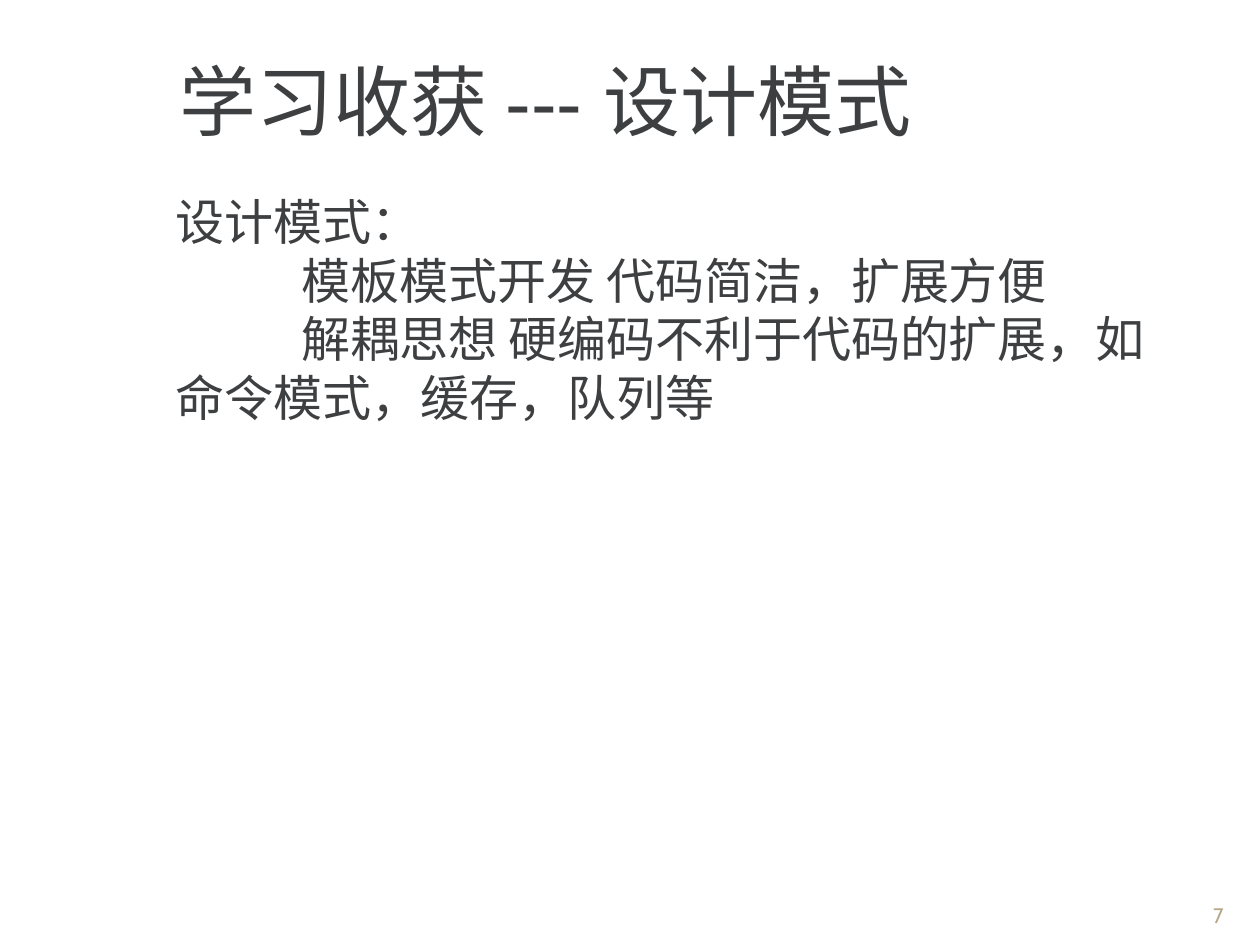
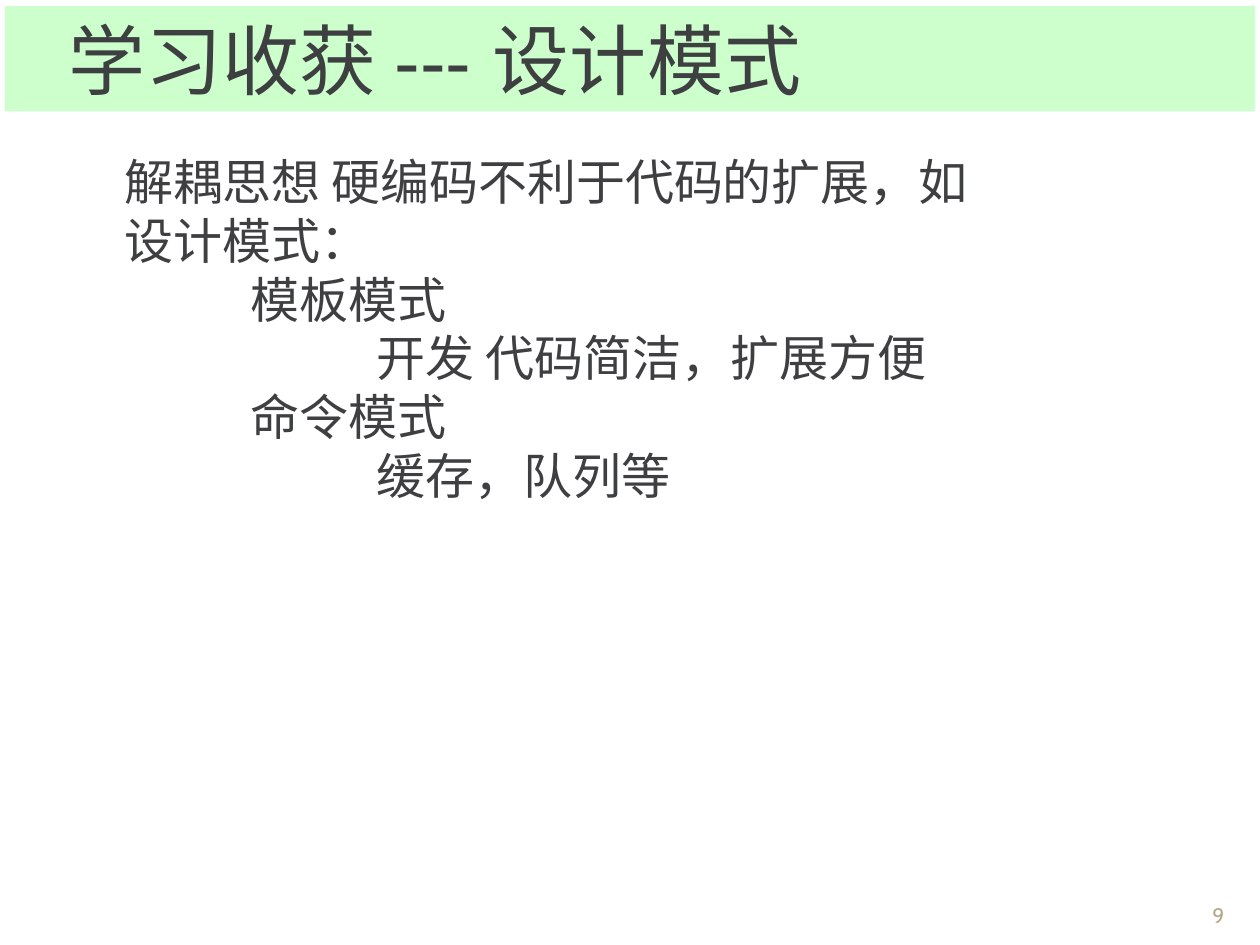
Before and after one commit to Spectrumleeee/Works, a slide deck: slide 9 of document/转正答辩_云平台部_黎光谱.ppt (slide 7 before the commit). Drawn at 1260x945 pixels with LibreOffice and Linux fonts; fonts in the diff are those of the drawing; background and template pictures are left out. Boxes give left, top, right and bottom in pixels: in the first picture for what was removed or moved away, otherwise in the second. Text is boxed around its words. In the diff, an @@ line names an element or a change of style, - is before the commit and + after.

```diff
--- a/document/转正答辩_云平台部_黎光谱.ppt
+++ b/document/转正答辩_云平台部_黎光谱.ppt
@@ rectangle "学习收获 --- 设计模式": place and size @@
-rectangle "学习收获 --- 设计模式" at <box>180,65,912,137</box>
+rectangle "学习收获 --- 设计模式" at <box>5,6,1255,112</box>
@@ rectangle "学习收获 --- 设计模式" at <box>5,6,1255,112</box>: fill none to #CCFFCC @@
@@ text "解耦思想 硬编码不利于代码的扩展，如": place and size @@
-text "解耦思想 硬编码不利于代码的扩展，如" at <box>176,199,1145,421</box>
+text "解耦思想 硬编码不利于代码的扩展，如" at <box>125,158,968,499</box>
@@ text at <box>125,158,968,205</box>: paragraph added @@
+解耦思想 硬编码不利于代码的扩展，如
@@ text at <box>251,277,926,499</box>: text changed @@
-模板模式开发 代码简洁，扩展方便
-解耦思想 硬编码不利于代码的扩展，如命令模式，缓存，队列等
+模板模式
+开发 代码简洁，扩展方便
+命令模式
+缓存，队列等
@@ page number at <box>1212,908,1224,923</box>: text changed @@
-7
+9
```
Also in this commit, not shown: 9 other slides changed, 2 slides added, 1 slide removed, 2 other files.
